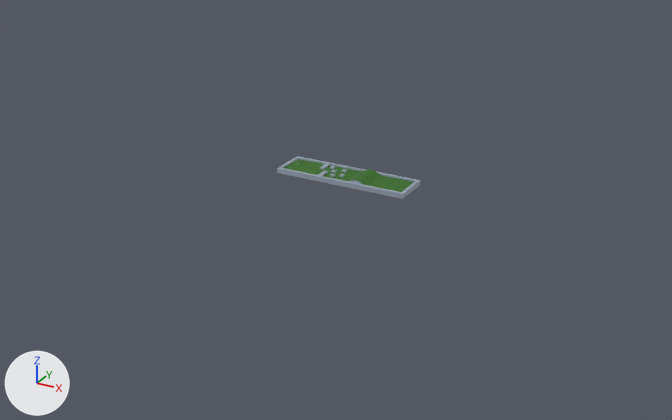
Two versions of the FBX model Assets/Models/minigolf_hole1.fbx, one commit apart.
Camera for both pictures: a 50 mm lens placed at (21.3, -45.6, 20.5), pointed at (-2.9, -1.7, -1.4). The axes (+X, +Y, +Z) are drawn at lower left. The lights are the same throughout. Where no turn or scale is listed for an object, it has been applied to the vertices.

In view in the first picture: 'Ground', 'Hole'.
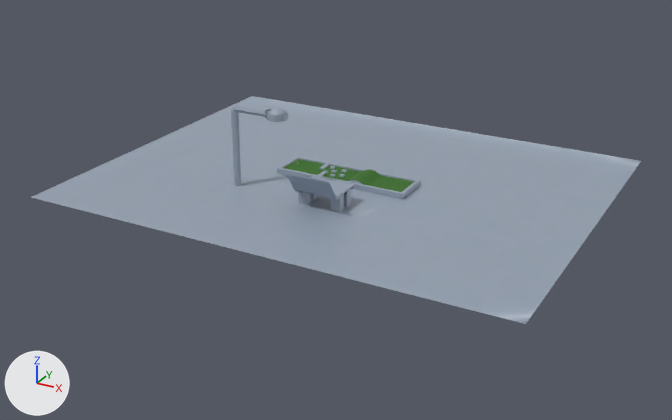
Commit message: Updated 3D model (added background with ugly bench)

What changed in the scene script:
```text
Add mat_light:
    mat_light = principled_material('Light')
    mat_light.base_color = (0.8, 0.8, 0.8)  # white #e7e7e7
    mat_light.roughness = 0.4
Add me_background:
    me_background.from_pydata(...)  # 932 vertices, 912 faces; spans x -17.5..11.7, y -11.1..11.6, z -0.1..5.0
    # faces by material slot: [688, 224]
    me_background.materials.append(mat_borders)  # picture img_border_texture_png
    me_background.materials.append(mat_light)  # white #e7e7e7
Add ob_background:
    ob_background = bpy.data.objects.new('Background', me_background)
    ob_background.location = (0.0, 0.0, 0.0)
```

Where the change shows, as pixel boxes (x1, y1, x2, y2) in the pictures (672 x 420 px):
'Background', added
    after: (31, 96, 641, 324)
    faces in mat_borders (picture img_border_texture_png): (31, 96, 641, 324)
